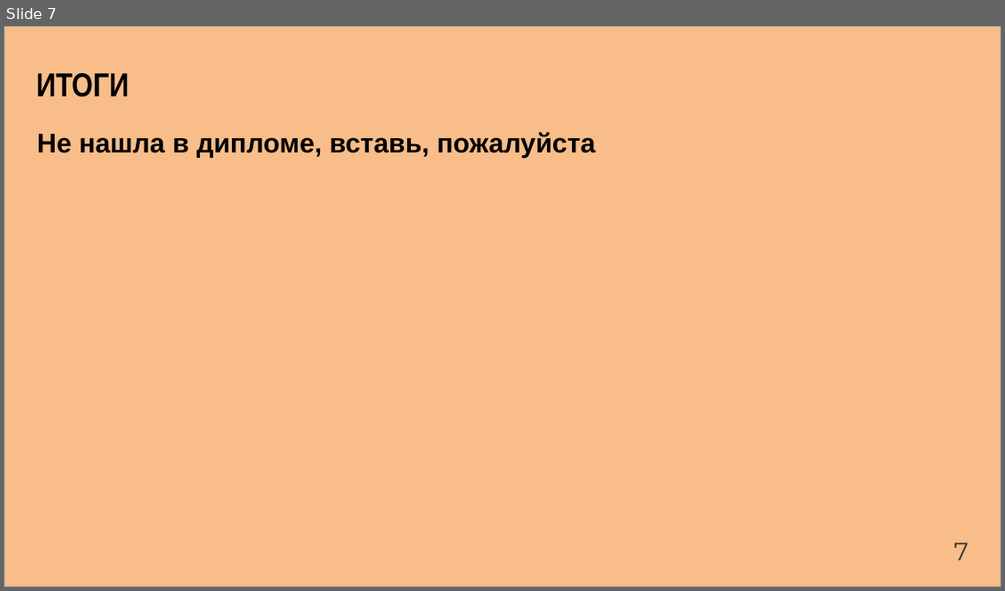
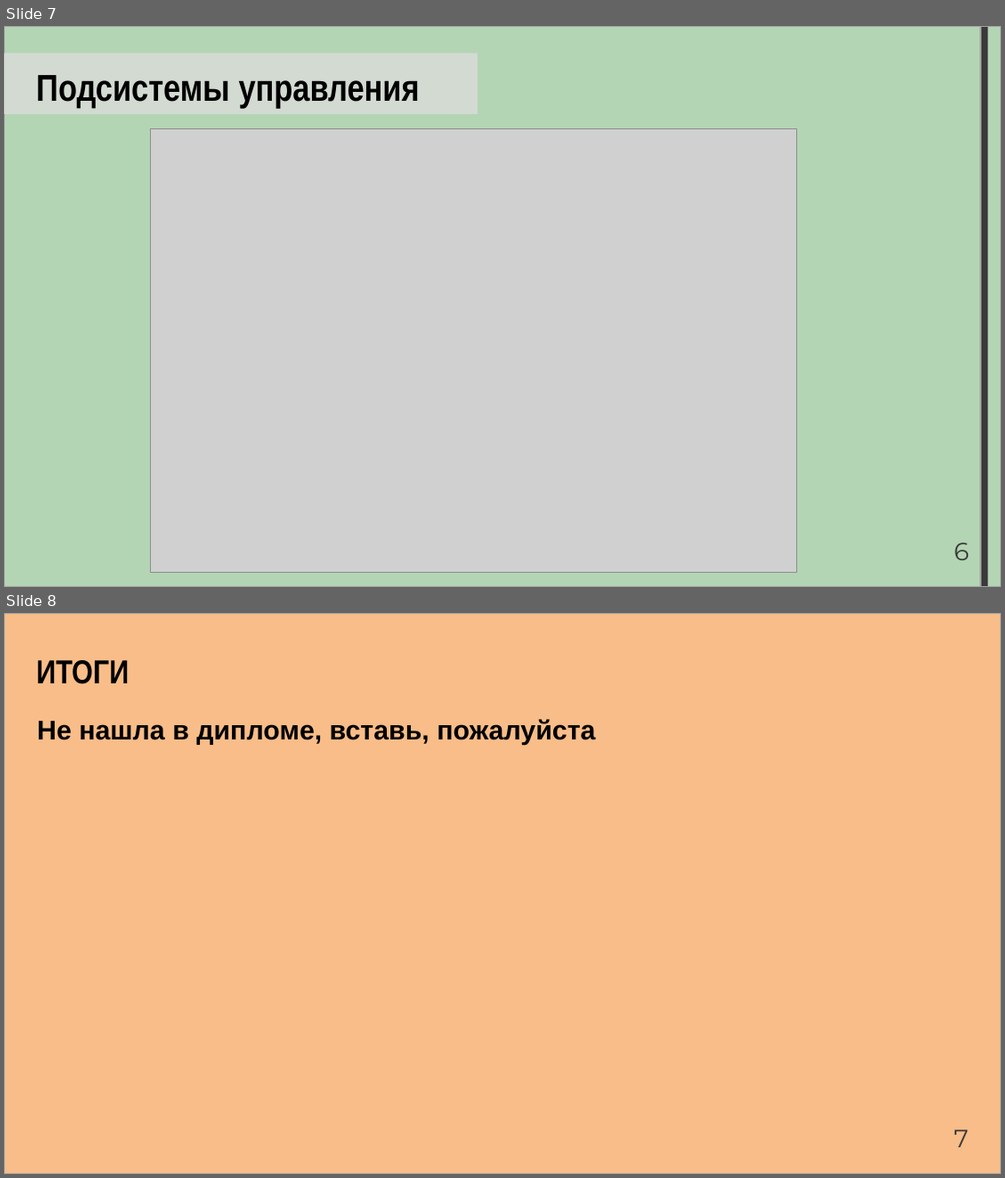
Before and after one commit to Artemor31/Files, a slide deck: Готовые части/Prezentatsia1 (1).pptx. Shown one above the other, each under a label of ours: slide 7 before the commit, slides 7 and 8 after it. The pictures are 1005x591 and 1005x1178 pixels, drawn with LibreOffice and Linux fonts; fonts in the diff are those of the drawing; grey boxes stand for pictures. Boxes give left, top, right and bottom in pixels: in the first picture for what was removed or moved away, otherwise in the second. Text is boxed around its words. In the diff, an @@ line names an element or a change of style, - is before the commit and + after.

```diff
--- a/Готовые части/Prezentatsia1 (1).pptx
+++ b/Готовые части/Prezentatsia1 (1).pptx
@@ slide 7 added at (4,26,1001,587), background #FFFFFF @@
@@ rectangle added at (4,26,1001,587), fill #B3D5B4, outline #A3A3A3 1 pt @@
@@ rectangle added at (980,26,988,587), fill #3A3A3A, outline #A3A3A3 1 pt @@
@@ rectangle added at (4,53,477,113), fill #DDDDDD at 75% opacity @@
@@ text added at (36,75,420,108), 36 pt, text #000000, bold @@
+Подсистемы управления
@@ picture added at (151,129,797,572) @@
@@ text added at (954,542,969,560), 24 pt, text #3A3A3A @@
+6
@@ what was slide 7 is now slide 8 @@
```
Also in this commit, not shown: 2 slides changed, 1 other slide added, 1 slide removed, 8 other files.
